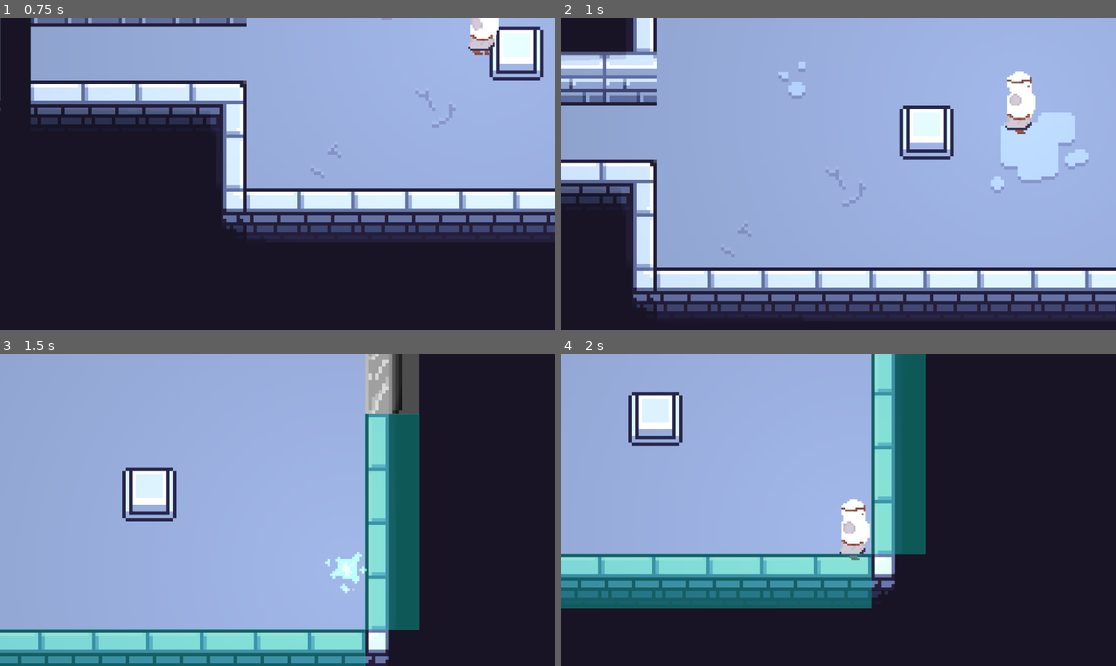
Above: before the commit, frames 1-4 (two rows, left to right).
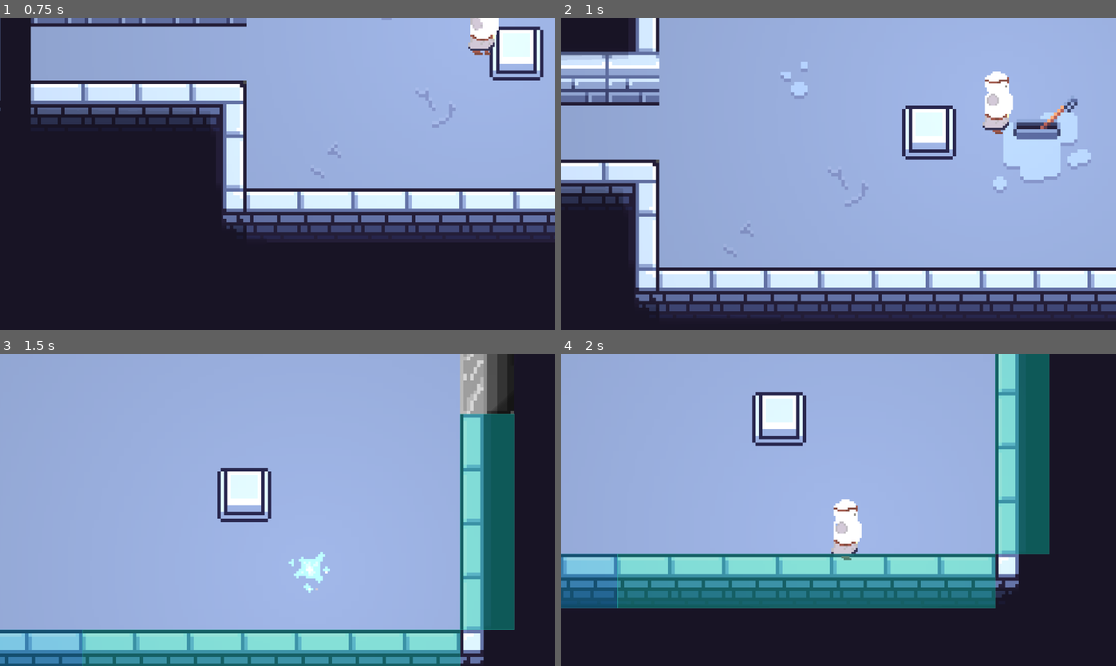
Above: after the commit, the same moments.

Repository: Sitthata/game-jam
Game: Godot game, scene res://game_object/scene/main.tscn
The game is run twice, just before and just after one commit, with the same random seed, the same clock (stepped at 60 frames per second) and the same inputs.
Inputs:
- Up to frame 1 (0.75 s): hold Right (ui_right) from 0.53 s (still down); hold E (interact, bound only after the commit) from 0.53 s (still down)
- Up to frame 2 (1 s): keep holding Right (ui_right); keep holding E (interact, bound only after the commit)
- Up to frame 3 (1.5 s): release Right (ui_right) at 1.28 s; release E (interact, bound only after the commit) at 1.28 s; hold Down (ui_down) from 1.28 s (still down); tap Q (timeline_swap) at 1.35 s
- Up to frame 4 (2 s): keep holding Down (ui_down); tap E (interact, bound only after the commit) at 1.55 s

Frame 1 is identical in both runs. In frame 2, 6.6% of the frame differs, in the area x 0-100%, y 0-96%; in frame 3, 31%, in the area x 0-93%, y 0-100%; in frame 4, 30%.

Commit message:
feat: add lever object, toggle laser and door

Diff:
--- /dev/null
+++ b/game_object/scene/lever.tscn
@@ -0,0 +1,58 @@
+[gd_scene format=3 uid="uid://pvxtb2tj457"]
+
+[ext_resource type="Script" uid="uid://cr8ufukqj6lx8" path="res://game_object/script/lever.gd" id="1_6k4e7"]
+[ext_resource type="Texture2D" uid="uid://px1pr1vcm2xp" path="res://assets/tilemap/switches/Dungeon Assets 32x32.png" id="1_nu5vf"]
+
+[sub_resource type="AtlasTexture" id="AtlasTexture_6k4e7"]
+atlas = ExtResource("1_nu5vf")
+region = Rect2(0, 32, 32, 32)
+
+[sub_resource type="AtlasTexture" id="AtlasTexture_f8pg5"]
+atlas = ExtResource("1_nu5vf")
+region = Rect2(32, 32, 32, 32)
+
+[sub_resource type="SpriteFrames" id="SpriteFrames_5762f"]
+animations = [{
+"frames": [{
+"duration": 1.0,
+"texture": SubResource("AtlasTexture_6k4e7")
+}],
+"loop": false,
+"name": &"off",
+"speed": 5.0
+}, {
+"frames": [{
+"duration": 1.0,
+"texture": SubResource("AtlasTexture_f8pg5")
+}],
+"loop": false,
+"name": &"on",
+"speed": 5.0
+}]
+
+[sub_resource type="CircleShape2D" id="CircleShape2D_f8pg5"]
+radius = 20.0
+
+[sub_resource type="RectangleShape2D" id="RectangleShape2D_nu5vf"]
+size = Vector2(13.5, 7)
+
+[node name="Lever" type="Area2D" unique_id=62831499]
+script = ExtResource("1_6k4e7")
+
+[node name="AnimatedSprite2D" type="AnimatedSprite2D" parent="." unique_id=2110250173]
+sprite_frames = SubResource("SpriteFrames_5762f")
+animation = &"on"
+
+[node name="CollisionShape2D" type="CollisionShape2D" parent="." unique_id=1559069280]
+visible = false
+shape = SubResource("CircleShape2D_f8pg5")
+
+[node name="StaticBody2D" type="StaticBody2D" parent="." unique_id=509700915]
+
+[node name="CollisionShape2D" type="CollisionShape2D" parent="StaticBody2D" unique_id=843331494]
+texture_filter = 1
+position = Vector2(0, 6)
+shape = SubResource("RectangleShape2D_nu5vf")
+
+[connection signal="body_entered" from="." to="." method="_on_body_entered"]
+[connection signal="body_exited" from="." to="." method="_on_body_exited"]
--- a/game_object/scene/main.tscn
+++ b/game_object/scene/main.tscn
@@ -6,6 +6,7 @@
 [ext_resource type="PackedScene" uid="uid://ulx0qcjsimnh" path="res://game_object/scene/laser.tscn" id="3_8susu"]
 [ext_resource type="PackedScene" uid="uid://duqamnr4ohdc1" path="res://game_object/scene/door.tscn" id="3_656ll"]
 [ext_resource type="PackedScene" uid="uid://bopyp2mjnv2oa" path="res://game_object/scene/vase.tscn" id="4_1bvp3"]
+[ext_resource type="PackedScene" uid="uid://pvxtb2tj457" path="res://game_object/scene/lever.tscn" id="4_p25bm"]
 [ext_resource type="PackedScene" uid="uid://c7duadhriltab" path="res://game_object/scene/pressure_plate.tscn" id="5_lquwl"]
 
 [node name="Main" type="Node" unique_id=907222161]
@@ -25,14 +26,16 @@
 tile_map_data = PackedByteArray("AAAXABEABAADAAAAAAAVABAABAAOAAAAAAAkABIAAQAMAAUAAAAlABIAAQANAAUAAAAkABMAAQAMAAYAAAAlABMAAQANAAYAAAAgAA8AAQAKAAUAAAAgABEAAQALAAYAAAAlAA4AAQAIAAYAAAAhABMAAQAJAAYAAAAfABQAAQAIAAUAAAAjAA8AAQAIAAUAAAA=")
 tile_set = ExtResource("1_ig7tw")
 
-[node name="Vase2" parent="Present" unique_id=1507702939 instance=ExtResource("4_1bvp3")]
+[node name="Vase2" parent="Present/Layer1" unique_id=1507702939 instance=ExtResource("4_1bvp3")]
 position = Vector2(576, 248)
 
-[node name="Vase" parent="Present" unique_id=34545549 instance=ExtResource("4_1bvp3")]
+[node name="Vase" parent="Present/Layer1" unique_id=34545549 instance=ExtResource("4_1bvp3")]
 position = Vector2(528, 248)
 
+[node name="Lever2" parent="Present/Layer1" unique_id=62831499 instance=ExtResource("4_p25bm")]
+position = Vector2(592, 288)
+
 [node name="Past" type="Node2D" parent="." unique_id=44764756]
-visible = false
 
 [node name="Void" type="TileMapLayer" parent="Past" unique_id=374737467]
 tile_map_data = PackedByteArray("AAATAAwAAAACAAEAAAATAA0AAAACAAEAAAAUAA0AAAACAAEAAAAVAA0AAAACAAEAAAAWAA0AAAACAAEAAAAXAA …(6720 unchanged characters)…
@@ -51,6 +54,9 @@
 [node name="Vase3" parent="Past" unique_id=491138248 instance=ExtResource("4_1bvp3")]
 position = Vector2(1120, 496)
 collision_mask = 1
+
+[node name="Lever" parent="Past" unique_id=1377029982 instance=ExtResource("4_p25bm")]
+position = Vector2(544, 176)
 
 [node name="PressurePlate" parent="." unique_id=1345142153 instance=ExtResource("5_lquwl")]
 position = Vector2(560, 296)
@@ -76,5 +82,5 @@
 [node name="SpawnPoint" type="Marker2D" parent="." unique_id=609041866]
 position = Vector2(520, 288)
 
-[connection signal="pressed" from="PressurePlate" to="Door" method="close"]
-[connection signal="released" from="PressurePlate" to="Door" method="open"]
+[connection signal="toggled" from="Present/Layer1/Lever2" to="Door" method="set_open"]
+[connection signal="toggled" from="Past/Lever" to="Past/Laser" method="set_active"]
--- a/game_object/script/door.gd
+++ b/game_object/script/door.gd
@@ -2,7 +2,6 @@
 
 @onready var _collision: CollisionShape2D = $CollisionShape2D
 @onready var _sprite: AnimatedSprite2D = $AnimatedSprite2D
-
 
 func _ready() -> void:
 	_collision.set_deferred("disabled", true)
@@ -16,3 +15,9 @@
 func close() -> void:
 	_collision.set_deferred("disabled", false)
 	_sprite.play_backwards("open")  # rewinds the open animation as a close
+
+func set_open(open: bool) -> void:
+	if open:
+		open()
+	else:
+		close()
--- a/game_object/script/laser.gd
+++ b/game_object/script/laser.gd
@@ -9,8 +9,18 @@
 @onready var _glow_line: Line2D = $GlowLine
 @onready var _area: Area2D = $Area2D
 @onready var _collision_shape: CollisionShape2D = $Area2D/CollisionShape2D
+var _active: bool = true
 
 var _exclude_rids: Array[RID] = []
+
+func set_active(active: bool) -> void:
+	_active = active
+	_line.visible = active
+	_glow_line.visible = active
+	_area.monitoring = active
+	if not active:
+		_line.points = []
+		_glow_line.points = []
 
 func _ready() -> void:
 	_collision_shape.shape = _collision_shape.shape.duplicate()
@@ -23,7 +33,8 @@
 	if Engine.is_editor_hint():
 		if not _line or not _glow_line:
 			return
-	_update_beam()
+	if _active:
+		_update_beam()
 
 func _update_beam() -> void:
 	var from = global_position
@@ -63,3 +74,7 @@
 func _on_area_body_entered(body: Node2D) -> void:
 	if body is CharacterBody2D and spawn_point:
 		body.global_position = spawn_point.global_position
+
+
+func _on_body_entered(body: Node2D) -> void:
+	pass # Replace with function body.
--- /dev/null
+++ b/game_object/script/lever.gd
@@ -0,0 +1,38 @@
+extends Area2D
+
+signal toggled(is_on: bool)
+
+@onready var _sprite: AnimatedSprite2D = $AnimatedSprite2D
+
+@export var is_on: bool = false
+
+
+var _player_in_range: bool = false
+
+func _ready() -> void:
+	_update_visual()
+
+func _unhandled_input(event: InputEvent) -> void:
+	if _player_in_range and event.is_action_pressed("interact"):
+		toggle()
+		get_viewport().set_input_as_handled()
+
+func toggle() -> void:
+	is_on = !is_on
+	_update_visual()
+	toggled.emit(is_on)
+
+func _update_visual() -> void:
+	_sprite.play("on" if is_on else "off")
+
+
+func _on_body_entered(body: Node2D) -> void:
+	if body.is_in_group("player"):
+		_player_in_range = true
+		print("In Range")
+
+
+func _on_body_exited(body: Node2D) -> void:
+	if body.is_in_group("player"):
+		_player_in_range = false
+		print("Out Range")
--- a/game_object/script/pressure_plate.gd
+++ b/game_object/script/pressure_plate.gd
@@ -13,12 +13,10 @@
 func _on_body_entered(body: Node2D) -> void:
 	_bodies_on_plate += 1
 	_update_state()
-	print("Active: ", _bodies_on_plate)
 
 func _on_body_exited(body: Node2D) -> void:
 	_bodies_on_plate = max(0, _bodies_on_plate - 1)
 	_update_state()
-	print("Active: ", _bodies_on_plate)
 
 func _update_state() -> void:
 	if _bodies_on_plate == 0:
--- a/project.godot
+++ b/project.godot
@@ -22,6 +22,11 @@
 "events": [Object(InputEventKey,"resource_local_to_scene":false,"resource_name":"","device":-1,"window_id":0,"alt_press …(192 unchanged characters)…
 ]
 }
+interact={
+"deadzone": 0.2,
+"events": [Object(InputEventKey,"resource_local_to_scene":false,"resource_name":"","device":-1,"window_id":0,"alt_pressed":false,"shift_pressed":false,"ctrl_pressed":false,"meta_pressed":false,"pressed":false,"keycode":0,"physical_keycode":69,"key_label":0,"unicode":101,"location":0,"echo":false,"script":null)
+]
+}
 
 [physics]
 
Binary file added: assets/tilemap/switches/Dungeon Assets 16x16.png
Not shown, added: assets/tilemap/switches/Dungeon Assets 16x16.png.import
Binary file added: assets/tilemap/switches/Dungeon Assets 32x32.png
Not shown, added: assets/tilemap/switches/Dungeon Assets 32x32.png.import
Not shown, added: game_object/script/lever.gd.uid
